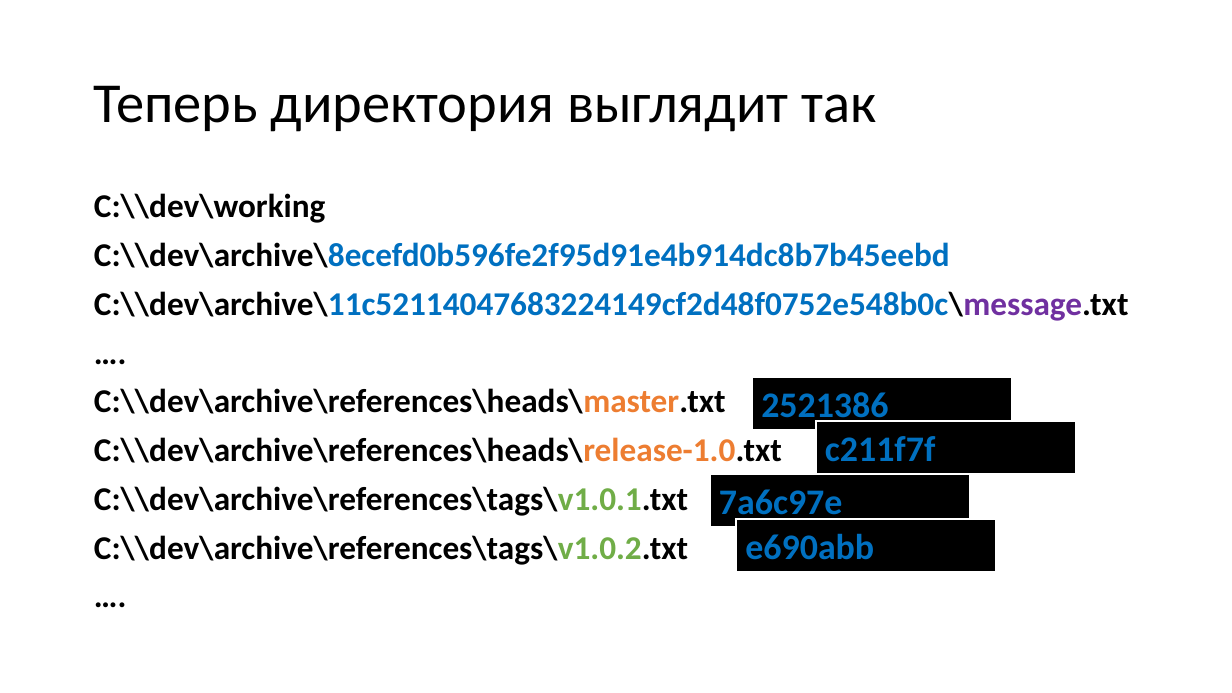
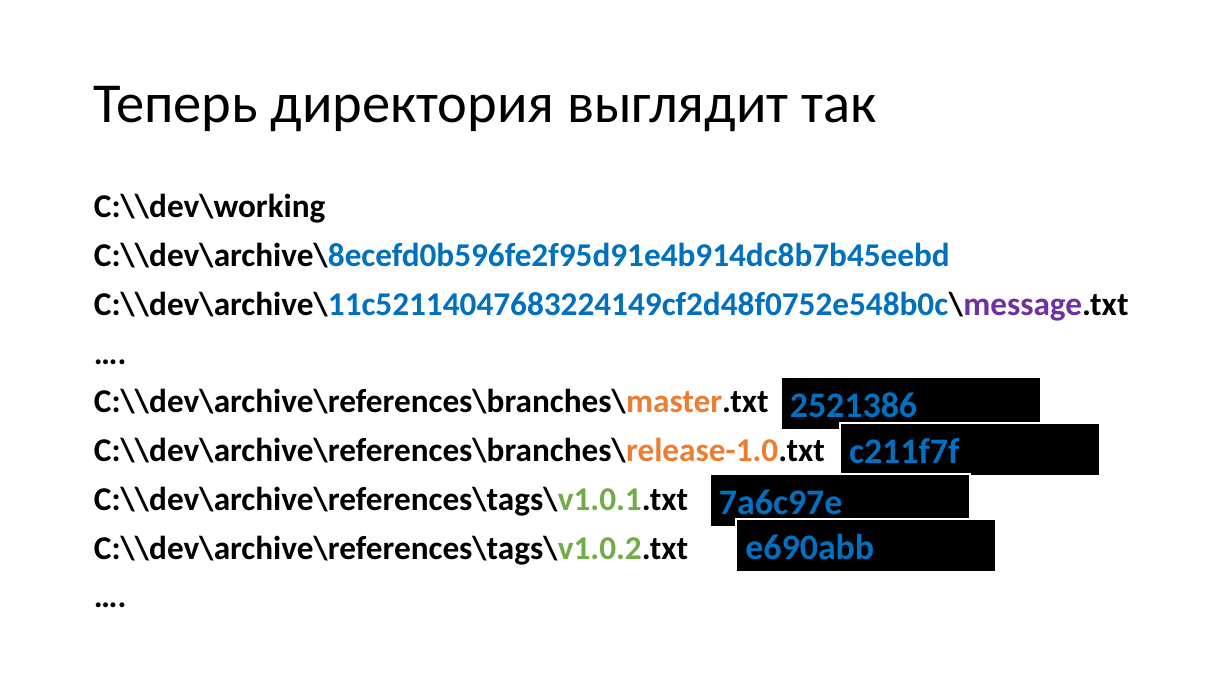
Before and after one commit to dzmitry-varabei/front-end-course, a slide deck: slide 45 of git-commit-code-review/Presentation1.pptx (slide 41 before the commit). Drawn at 1232x693 pixels with LibreOffice and Linux fonts; fonts in the diff are those of the drawing. Boxes give left, top, right and bottom in pixels: in the first picture for what was removed or moved away, otherwise in the second. Text is boxed around its words. In the diff, an @@ line names an element or a change of style, - is before the commit and + after.

```diff
--- a/git-commit-code-review/Presentation1.pptx
+++ b/git-commit-code-review/Presentation1.pptx
@@ text at (94,388,825,463): text changed @@
-С:\\dev\archive\references\heads\master.txt
-С:\\dev\archive\references\heads\release-1.0.txt
+С:\\dev\archive\references\branches\master.txt
+С:\\dev\archive\references\branches\release-1.0.txt
@@ rectangle "2521386": place and size @@
-rectangle "2521386" at (752,377,1012,430)
+rectangle "2521386" at (781,377,1041,430)
@@ rectangle "c211f7f": place and size @@
-rectangle "c211f7f" at (816,421,1076,473)
+rectangle "c211f7f" at (840,422,1100,475)
```
Also in this commit, not shown: 11 other slides changed, 10 slides added, 5 slides removed, 3 other files.
